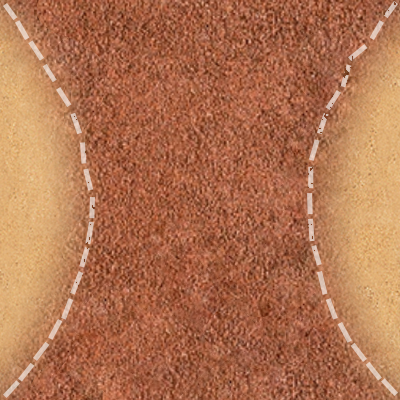
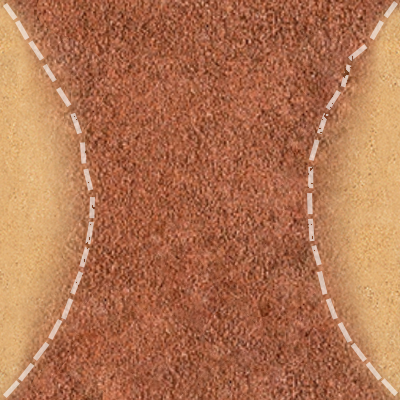
Before/after of a 400x400 layered artwork. What changed in the layer stack:
painted on "Слой 2" over [0, 0, 400, 400]
